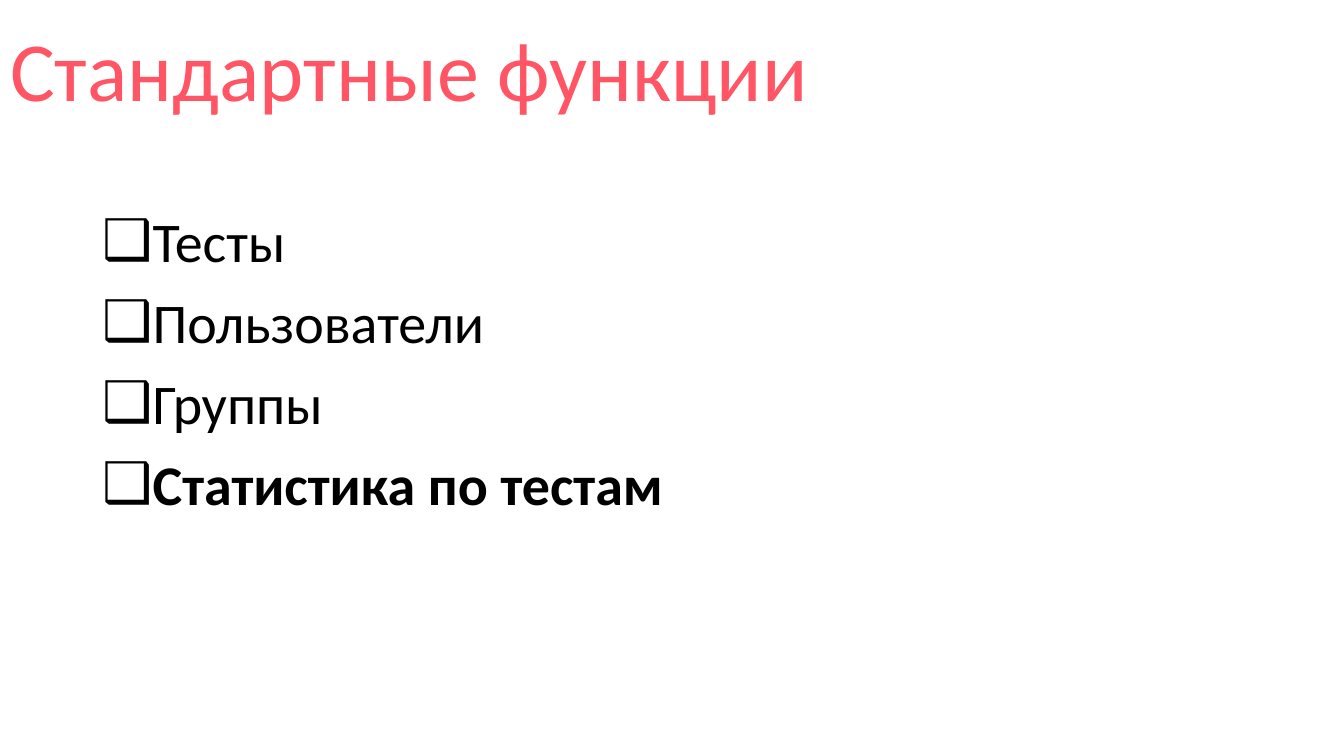
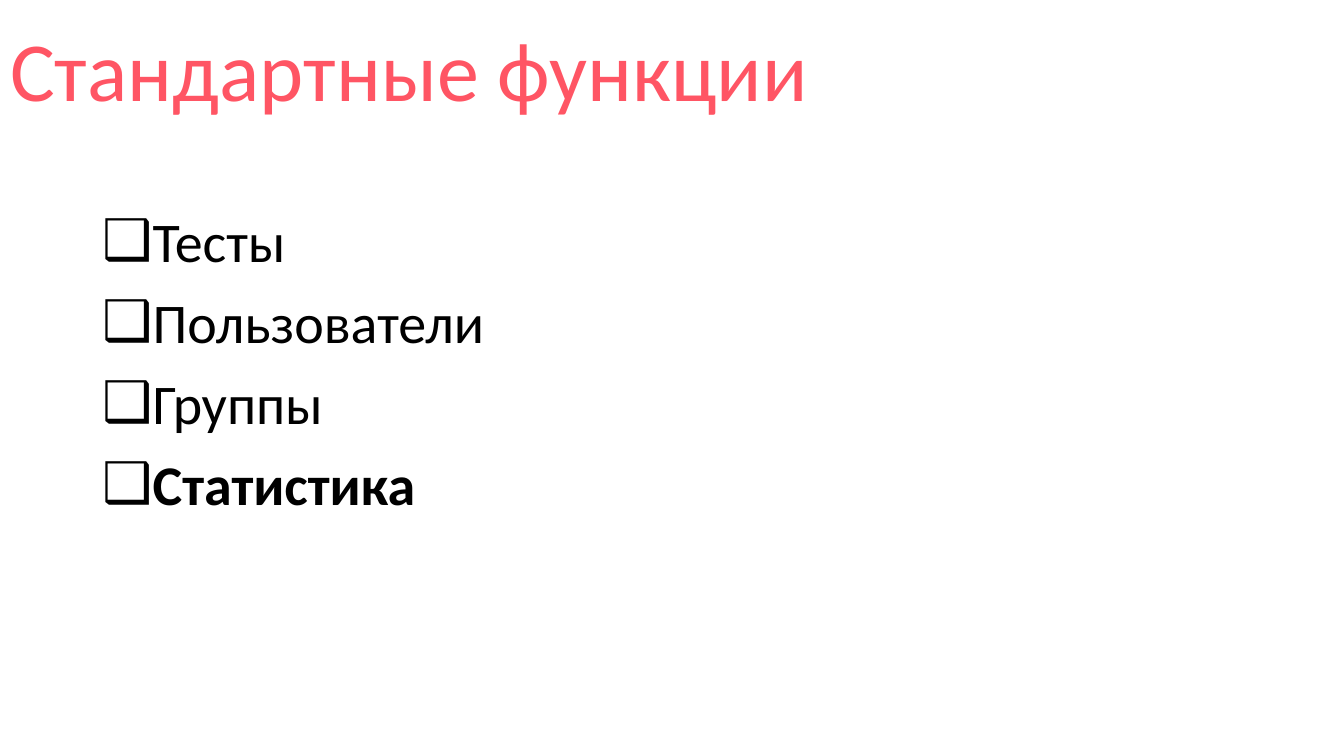
Before and after one commit to thecattest/testing-system, a slide deck: slide 10 of presentation.pptx. Drawn at 1344x756 pixels with LibreOffice and Linux fonts; fonts in the diff are those of the drawing. Boxes give left, top, right and bottom in pixels: in the first picture for what was removed or moved away, otherwise in the second. Text is boxed around its words. In the diff, an @@ line names an element or a change of style, - is before the commit and + after.

```diff
--- a/presentation.pptx
+++ b/presentation.pptx
@@ text at [153, 468, 416, 506]: text changed @@
-❑ Статистика по тестам
+❑ Статистика
```
Also in this commit, not shown: 3 other slides changed, 5 slides added, 3 slides removed.
